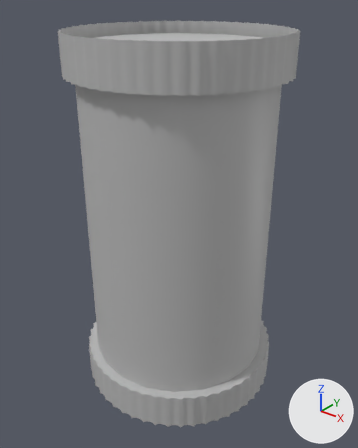
The FBX model CandificationV2/Assets/Meshes/Laboratory/lab_capsule.fbx, before and after one commit.
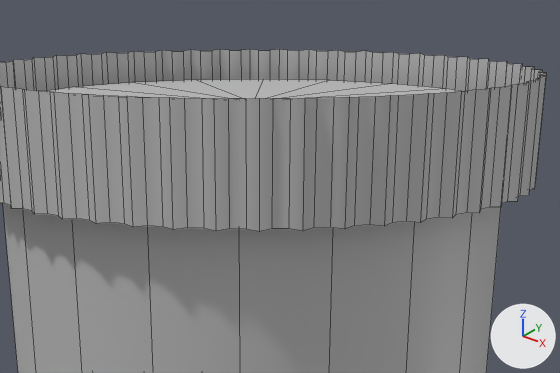
Old and new are each drawn whole from a 50 mm lens placed at (0.0307, 0.0316, 0.0423), pointed at (0.0002, 0.0698, 0.0186) and again close up on the part from 21% to 85% of the width and 0% to 35% of the height. The axes (+X, +Y, +Z) are drawn at lower right. The lights are the same throughout. The close-ups show mesh edges as thin lines. Where no turn or scale is listed for an object, it has been applied to the vertices.

Before the edit, the objects in view are built like this:
```python
me_mesh_001 = bpy.data.meshes.new('Mesh.001')
me_mesh_001.from_pydata(...)  # 300 vertices, 151 faces; spans x -0.011..0.011, y -0.0109..0.0109, z -0.002..0.002
me_mesh_001.materials.append(mat_lambert1)  # grey #bcbcbc
me_mesh_002 = bpy.data.meshes.new('Mesh.002')
me_mesh_002.from_pydata(...)  # a 20-sided cylinder along z spanning x -0.0099..0.0099, y -0.0099..0.0099, z -0.0176..0.0176
me_mesh_002.materials.append(mat_lambert1)  # grey #bcbcbc
ob_pcylinder8 = bpy.data.objects.new('pCylinder8', me_mesh_001)
ob_pcylinder8.location = (0.0, 0.07, 0.0365)
ob_pcylinder9 = bpy.data.objects.new('pCylinder9', me_mesh_002)
ob_pcylinder9.location = (0.0, 0.07, 0.01971)
```
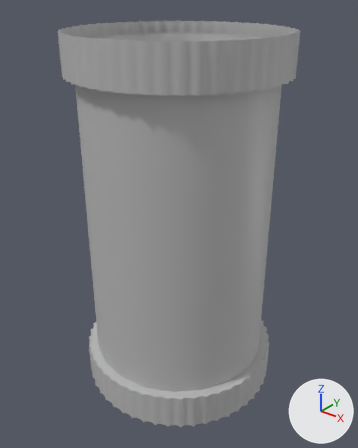
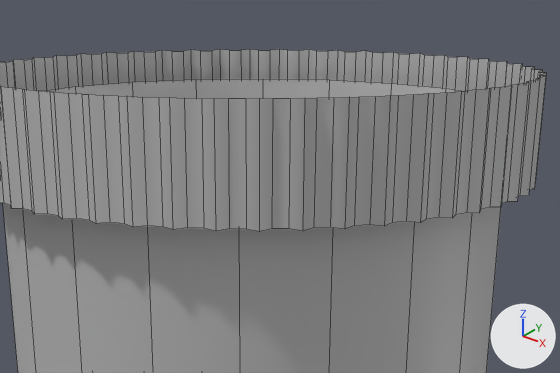
Changed parts and their boxes (x1, y1, x2, y2) in the close-ups (560 x 373 px):
part 1 of me_mesh_002, deleted
    before: (48, 79, 459, 99)

Edits to the bpy script that builds the scene:
```text
Change me_mesh_002:
    used by ob_pcylinder9; location = (0.0, 0.07, 0.01971)
    remove me_mesh_002.from_pydata(...)  # 42 vertices, 60 faces; spans x -0.0099..0.0099, y -0.0099..0.0099, z -0.0176..0.0176
    add me_mesh_002.from_pydata(...)  # 40 vertices, 20 faces; spans x -0.0099..0.0099, y -0.0099..0.0099, z -0.0176..0.0176
    me_mesh_002 part 1
    1 vertex is removed from x 0.0, y 0.0, z 0.0176
    20 faces are deleted
```
